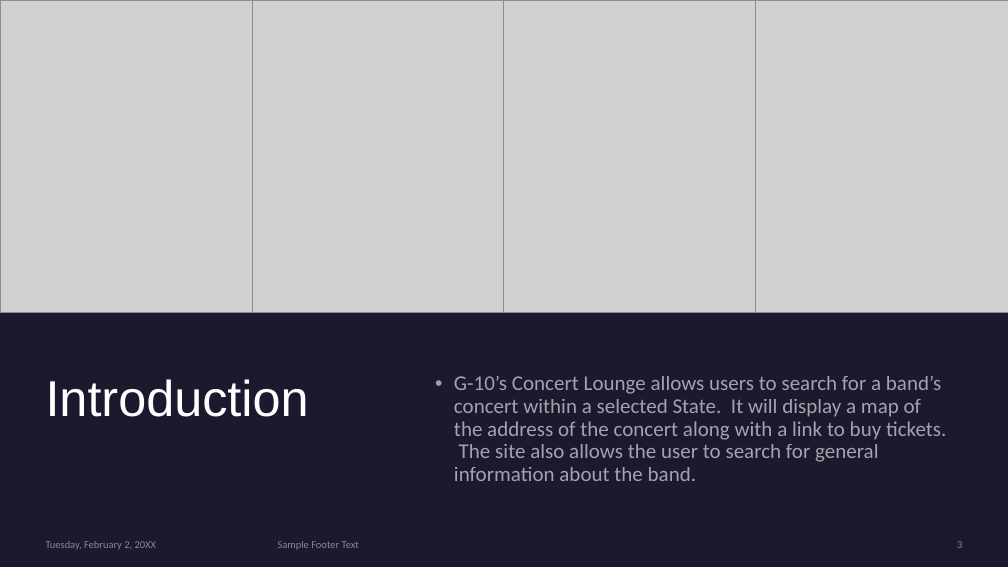
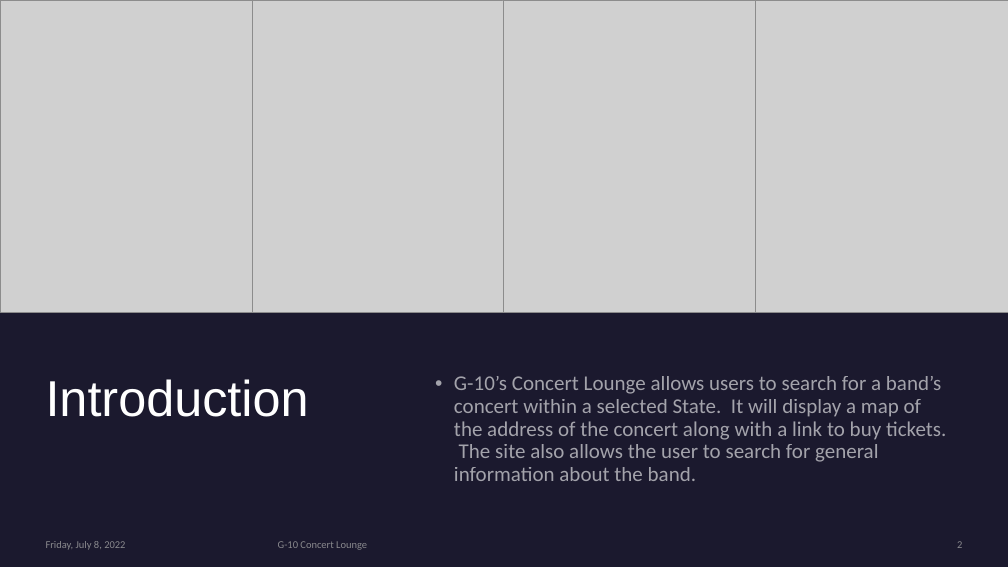
Before and after one commit to huntersteffner/Concert-Finder, a slide deck: slide 2 of Presentation/G-10 Presentation.pptx (slide 3 before the commit). Drawn at 1008x567 pixels with LibreOffice and Linux fonts; fonts in the diff are those of the drawing; grey boxes stand for pictures. Boxes give left, top, right and bottom in pixels: in the first picture for what was removed or moved away, otherwise in the second. Text is boxed around its words. In the diff, an @@ line names an element or a change of style, - is before the commit and + after.

```diff
--- a/Presentation/G-10 Presentation.pptx
+++ b/Presentation/G-10 Presentation.pptx
@@ text at <box>46,541,125,550</box>: text changed @@
-Tuesday, February 2, 20XX
+Friday, July 8, 2022
@@ text at <box>278,541,367,550</box>: text changed @@
-Sample Footer Text
+G-10 Concert Lounge
```
Also in this commit, not shown: 9 other slides changed, 2 slides added, 2 slides removed, 2 other files.
